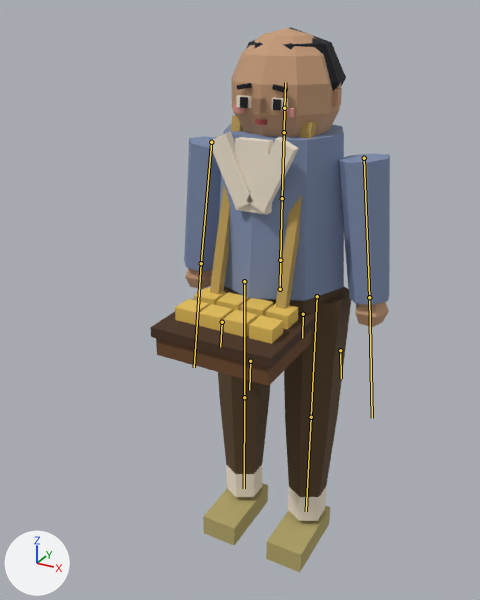
An edit to the glTF model assets3d/npcs/npc_N204b.glb, drawn before and after from the same camera.
Camera for both pictures: a 50 mm lens placed at (0.594, -1.268, 1.25), pointed at (-0.054, -0.091, 0.662). The lights are fixed; the arrows at lower left show +X, +Y and +Z. The first picture is the older version. The bones that change, and the others that lie on the model, are drawn over the model as lines.

Names of what the first picture shows: 'npc_N204b_part0', 'npc_N204b_part1', 'npc_N204b_part10', 'npc_N204b_part11', 'npc_N204b_part12', 'npc_N204b_part13', 'npc_N204b_part2', 'npc_N204b_part3', 'npc_N204b_part4', 'npc_N204b_part5', 'npc_N204b_part6', 'npc_N204b_part7', 'npc_N204b_part8', 'npc_N204b_part9'.
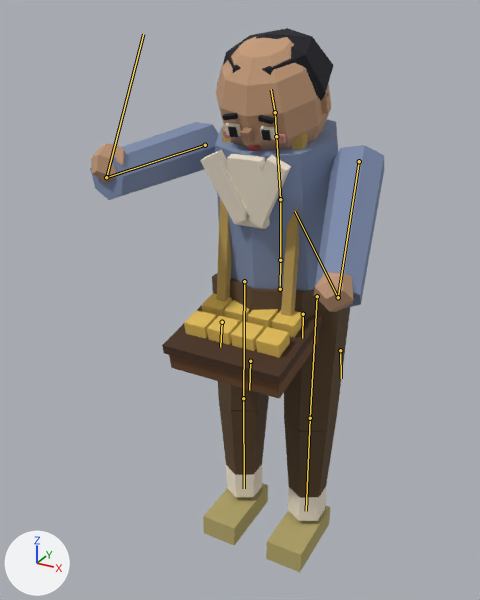
The newer file adds an action. The first version stands in its rest pose; the second is drawn at frame 43 of the action 'MournStand'.

Where the change shows, as pixel boxes (x1, y1, x2, y2) in the pictures (480 x 600 px):
'npc_N204b_part3', posed (43% wider): before (184, 124, 390, 305); after (90, 119, 384, 308)
'npc_N204b_part0', posed (6% taller): before (218, 286, 351, 497); after (212, 274, 350, 498)
'npc_N204b_part4', posed (29% wider, 8% shorter): before (186, 28, 389, 327); after (91, 37, 354, 312)
'npc_N204b_part1', posed (7% wider, 7% shorter): before (208, 95, 326, 521); after (200, 123, 326, 521)
'npc_N204b_part11', posed: before (150, 299, 316, 369); after (162, 293, 322, 385)
'npc_N204b_part12', posed (14% taller): before (175, 288, 298, 344); after (184, 293, 304, 357)
'npc_N204b_part10', posed (19% taller): before (156, 330, 311, 386); after (169, 332, 319, 399)
'npc_N204b_part13', posed (14% narrower): before (210, 115, 316, 309); after (217, 126, 308, 316)
'npc_N204b_part6', posed: before (237, 27, 346, 93); after (217, 28, 334, 124)
bone 'Spine', root to tip: before (280, 260) to (282, 198); after (280, 260) to (280, 199)
bone 'Chest', root to tip: before (282, 198) to (284, 132); after (280, 199) to (276, 136)
bone 'Head', root to tip: before (284, 108) to (285, 82); after (275, 112) to (271, 89)
bone 'UpperArm.L', root to tip: before (364, 158) to (369, 297); after (359, 161) to (338, 297)
bone 'Hand.L', root to tip: before (369, 297) to (372, 418); after (338, 297) to (295, 211)
bone 'UpperArm.R', root to tip: before (211, 142) to (201, 263); after (205, 145) to (106, 177)
bone 'Hand.R', root to tip: before (201, 263) to (194, 367); after (106, 177) to (143, 34)

The edits, one by one:
Bone 'Spine' (bone_spine) turns from (0, 0, 0) to (3, 0, 0) degrees about its own x, y and z.
Bone 'Chest' (bone_chest) turns from (0, 0, 0) to (8, 0, 0) degrees about its own x, y and z.
Bone 'Head' (bone_head) turns from (0, 0, 0) to (12, 0, 0) degrees about its own x, y and z.
Bone 'UpperArm.L' (bone_upperarm_l) turns from (0, 0, 0) to (-56, -9, -9) degrees about its own x, y and z.
Bone 'Hand.L' (bone_hand_l) turns from (0, 0, 0) to (-87, -11, 0) degrees about its own x, y and z.
Bone 'UpperArm.R' (bone_upperarm_r) turns from (0, 0, 0) to (-97, 15, 1) degrees about its own x, y and z.
Bone 'Hand.R' (bone_hand_r) turns from (0, 0, 0) to (-128, 14, -5) degrees about its own x, y and z.
